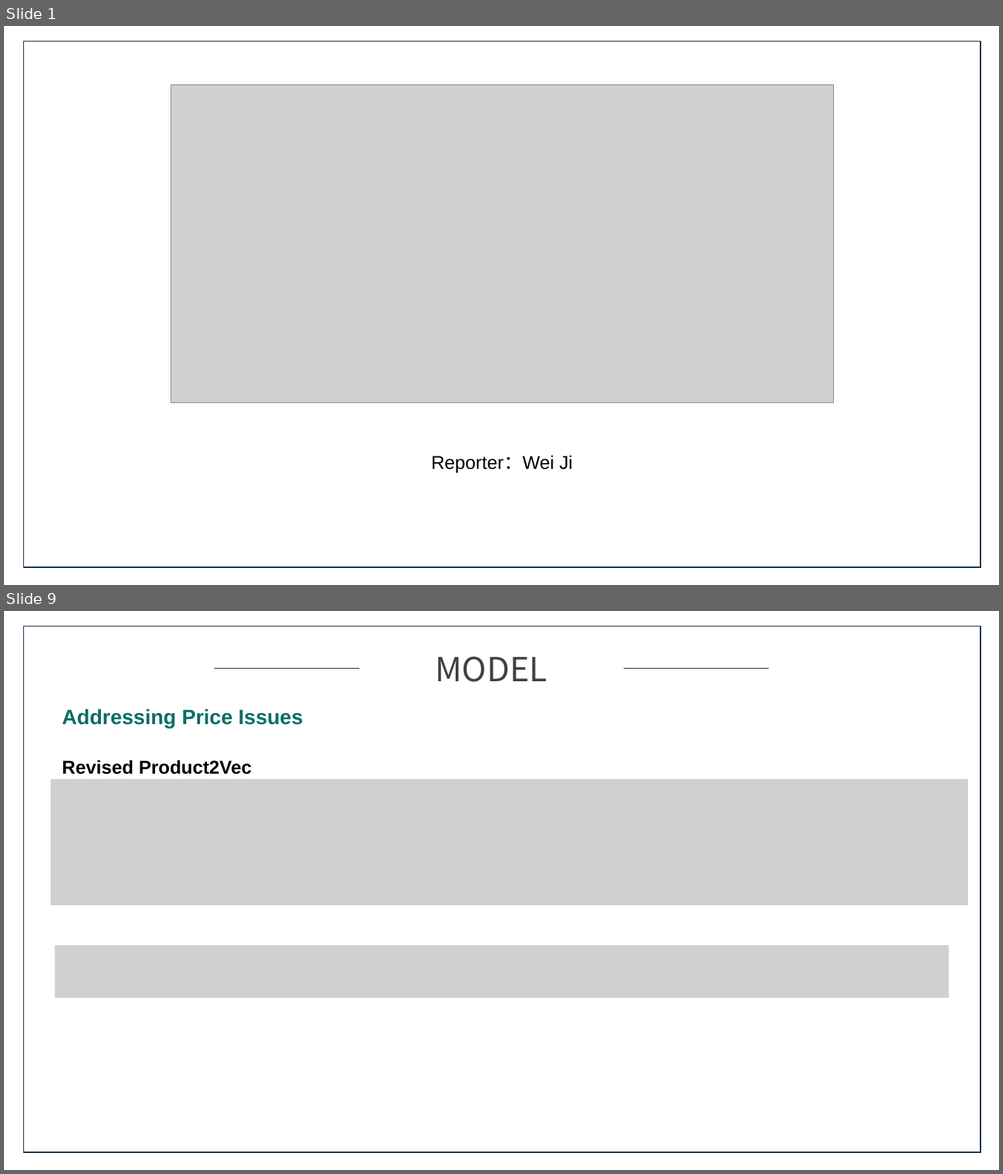
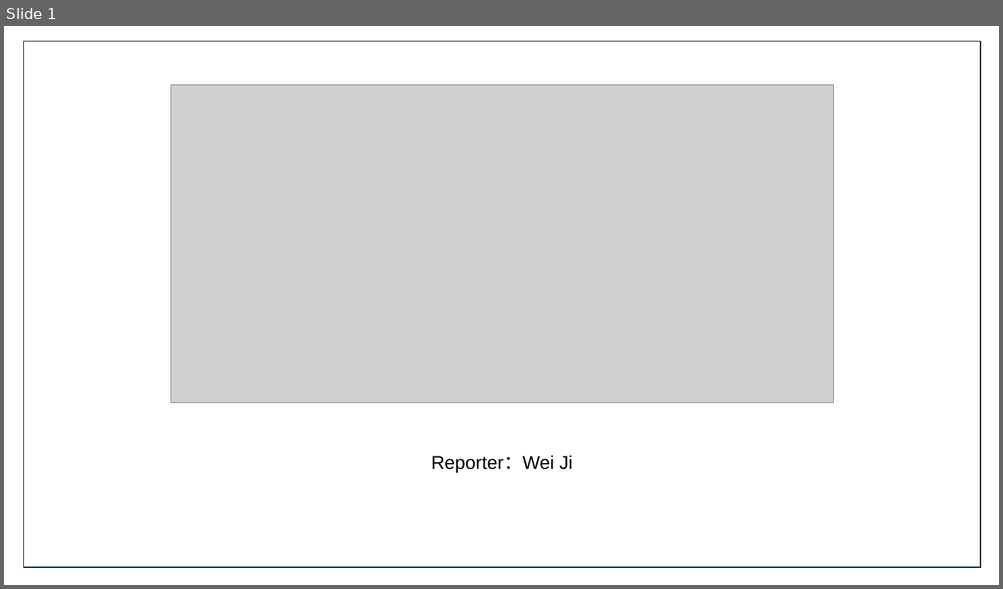
Before and after one commit to JiweiMaster/CMIT_JW_PRE_PAPER, a slide deck: SLIC_ppt.pptx. Shown one above the other, each under a label of ours: slides 1 and 9 before the commit, slide 1 after it; the slides between them are not shown. The pictures are 1003x1174 and 1003x589 pixels, drawn with LibreOffice and Linux fonts; fonts in the diff are those of the drawing; grey boxes stand for pictures. Boxes give left, top, right and bottom in pixels: in the first picture for what was removed or moved away, otherwise in the second. Text is boxed around its words. In the diff, an @@ line names an element or a change of style, - is before the commit and + after.

```diff
--- a/SLIC_ppt.pptx
+++ b/SLIC_ppt.pptx
@@ slide 9 removed at [4,611,999,1170], background #FFFFFF @@
@@ rectangle removed at [23,626,981,1153] @@
@@ line removed from (214, 669) to (359, 669) @@
@@ text removed at [435,656,547,682] @@
-MODEL
@@ line removed from (623, 669) to (768, 669) @@
@@ text removed at [62,709,303,728] @@
-Addressing Price Issues
@@ text removed at [62,760,252,775] @@
-Revised Product2Vec
@@ picture removed at [51,780,968,906] @@
@@ picture removed at [55,945,948,998] @@
```
Also in this commit, not shown: 3 slides changed, 4 slides added, 8 other slides removed.
